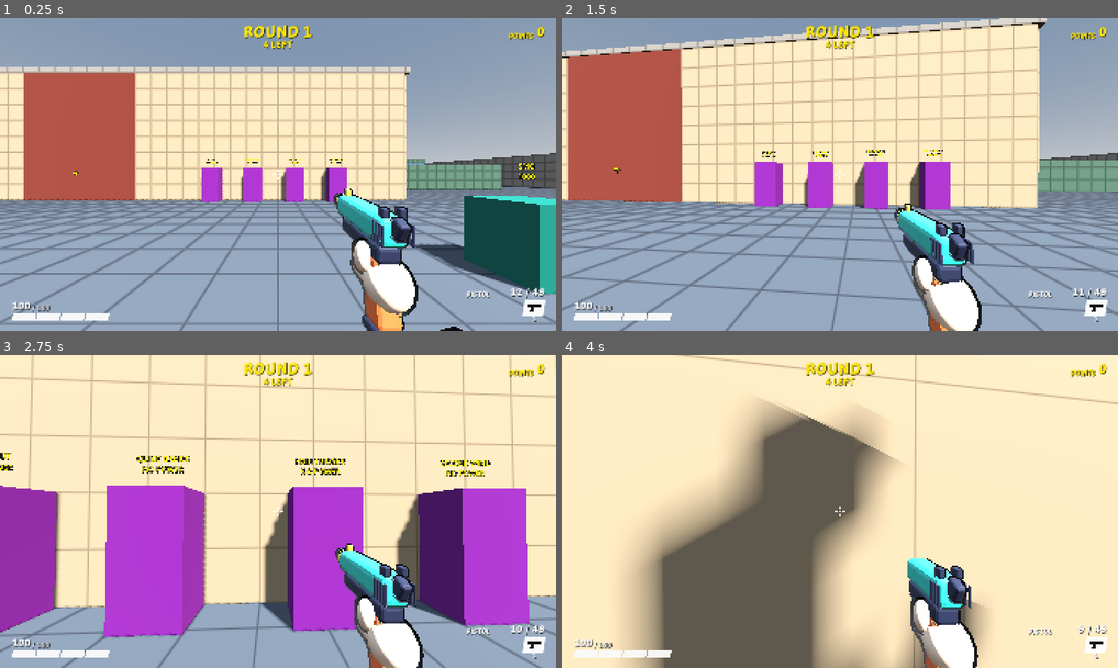
Above: before the commit, frames 1-4 (two rows, left to right).
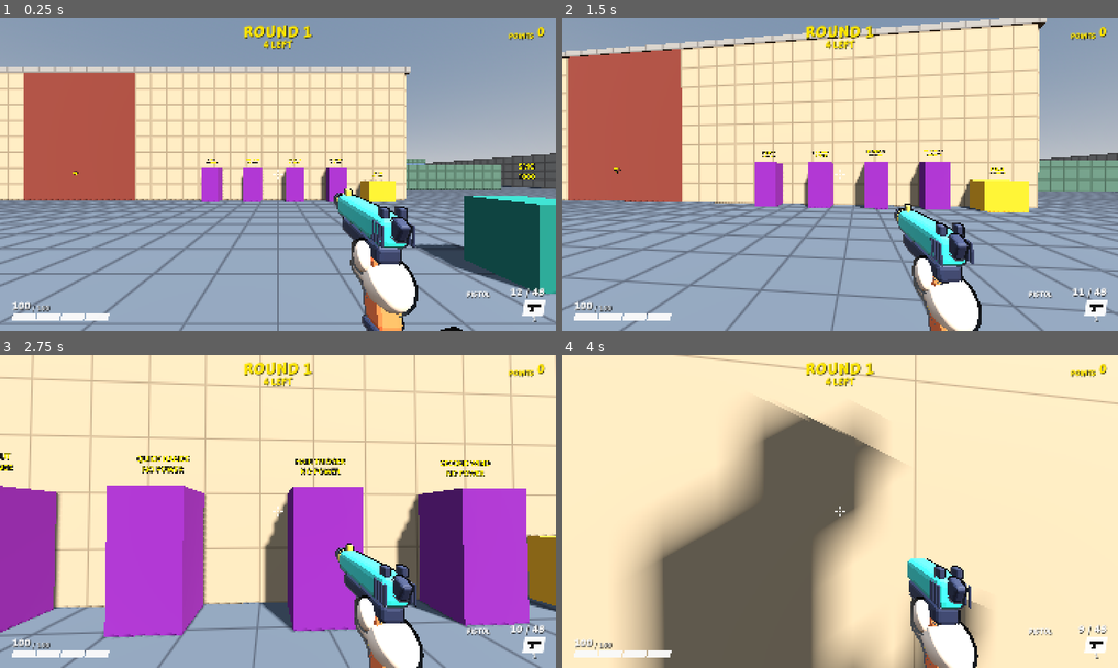
Above: after the commit, the same moments.

Repository: juanakajuan/zombie-survival-fps
Game: Godot game, scene res://levels/compound.tscn
The game is run twice, just before and just after one commit, with the same random seed, the same clock (stepped at 60 frames per second) and the same inputs.
Inputs (mouse positions are in pixels of both pictures, inside the frame that each line leads up to):
- Up to frame 1 (0.25 s): no input
- Up to frame 2 (1.5 s): tap Enter (restart) at 0.5 s; move the mouse to (867, 174) at 0.52 s; hold Right mouse button (aim) 0.53-1.28 s; hold W (move_forward) from 0.53 s (still down); click (867, 174) at 0.67 s; tap Space (jump) at 0.77, 1.07 s; move the mouse to (812, 174) at 1.27 s; tap Ctrl (crouch) at 1.35 s
- Up to frame 3 (2.75 s): keep holding W (move_forward); tap Space (jump) at 1.52, 1.82 s; move the mouse to (289, 505) at 2.02 s; press the mouse at (289, 505) at 2.03 s
- Up to frame 4 (4 s): keep holding W (move_forward); move the mouse to (834, 517) at 2.77 s; release the mouse at (834, 517) at 2.78 s; tap E (interact) at 2.85 s; click (834, 517) at 2.92 s; tap Space (jump) at 3.02, 3.32, 3.77 s; move the mouse to (878, 514) at 3.52 s; tap V (melee) at 3.6 s

The runs differ from the first frame. In frame 1, 0.5% of the frame differs, in the area x 63-72%, y 49-59%; in frame 2, 1.2%, in the area x 71-84%, y 47-62%; in frame 3, 1.2%; in frame 4, nothing differs.

Commit message:
feat: add the upgrade machine to the compound

Diff:
--- a/levels/compound.tscn
+++ b/levels/compound.tscn
@@ -19,6 +19,7 @@
 [ext_resource type="Resource" path="res://perks/quick_hands.tres" id="26_quick_hands"]
 [ext_resource type="Resource" path="res://perks/hair_trigger.tres" id="27_hair_trigger"]
 [ext_resource type="Resource" path="res://perks/second_wind.tres" id="28_second_wind"]
+[ext_resource type="PackedScene" path="res://upgrades/upgrade_machine.tscn" id="29_upgrade_machine"]
 
 [sub_resource type="NavigationMesh" id="navigation_mesh"]
 geometry_parsed_geometry_type = 1
@@ -606,3 +607,7 @@
 transform = Transform3D(-1, 0, 0, 0, 1, 0, 0, 0, -1, 7.5, 0, 4.7)
 item = ExtResource("28_second_wind")
 power = NodePath("../PowerSwitch")
+
+[node name="UpgradeMachine" parent="." node_paths=PackedStringArray("power") instance=ExtResource("29_upgrade_machine")]
+transform = Transform3D(-1, 0, 0, 0, 1, 0, 0, 0, -1, 10, 0, 4.8)
+power = NodePath("../PowerSwitch")
--- a/tests/levels/test_compound.gd
+++ b/tests/levels/test_compound.gd
@@ -86,12 +86,13 @@
 		assert_true(station.global_position.distance_to(player.global_position) < 10.0, "%s is in the yard near the start" % station.name)
 
 
-func test_the_power_switch_is_in_the_office_and_powers_every_perk_machine_outside_it() -> void:
+func test_the_power_switch_is_in_the_office_and_powers_every_machine_outside_it() -> void:
 	var level := await spawn_level(null, COMPOUND_SCENE)
 	var power := level.get_node("PowerSwitch") as PowerSwitch
 	assert_true(OFFICE.has_point(Vector2(power.global_position.x, power.global_position.z)), "the switch is in the office")
-	var machines: Array[BuyStation] = stations_in(level).filter(func(station: BuyStation) -> bool: return station.item is PerkItem)
-	assert_eq(machines.size(), 4, "perk machines")
+	var machines: Array[BuyStation] = stations_in(level).filter(_is_machine)
+	assert_eq(machines.filter(func(station: BuyStation) -> bool: return station.item is PerkItem).size(), 4, "perk machines")
+	assert_eq(machines.filter(func(station: BuyStation) -> bool: return station.item is UpgradeItem).size(), 1, "upgrade machines")
 	for machine: BuyStation in machines:
 		var at := Vector2(machine.global_position.x, machine.global_position.z)
 		assert_true(not WAREHOUSE.has_point(at) and not OFFICE.has_point(at), "%s is outside both buildings" % machine.name)
@@ -103,7 +104,12 @@
 
 
 func _shops(level: Level) -> Array[BuyStation]:
-	return stations_in(level).filter(func(station: BuyStation) -> bool: return not (station.item is DoorItem or station.item is PerkItem))
+	return stations_in(level).filter(func(station: BuyStation) -> bool: return not (station.item is DoorItem or _is_machine(station)))
+
+
+## Whether the station is a machine that needs the power.
+func _is_machine(station: BuyStation) -> bool:
+	return station.item is PerkItem or station.item is UpgradeItem
 
 
 func _assert_walks_up_the_ramp_from(foot: Vector3, floor_name: String) -> void:
Not shown, changed: .claude/skills/verify/features/weapon-upgrade.md
